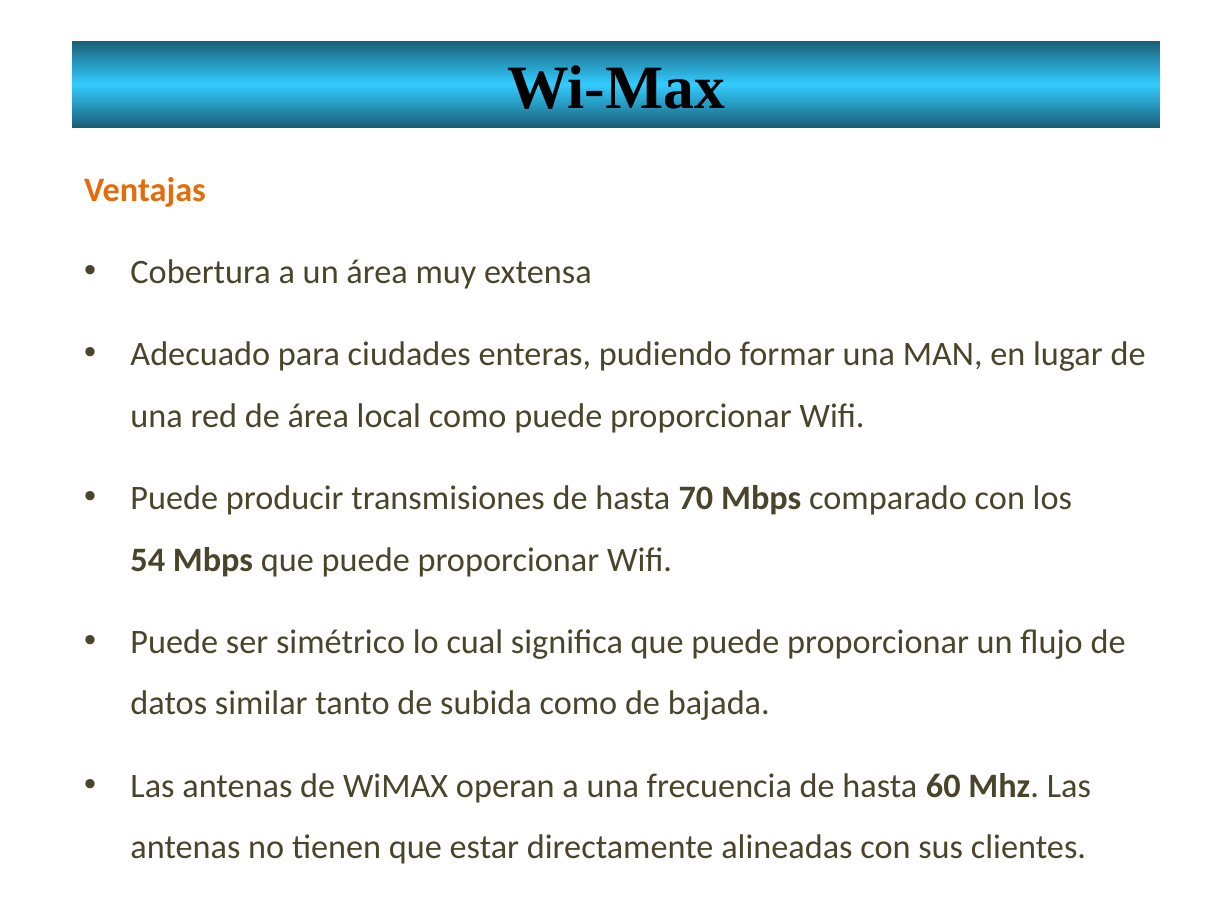
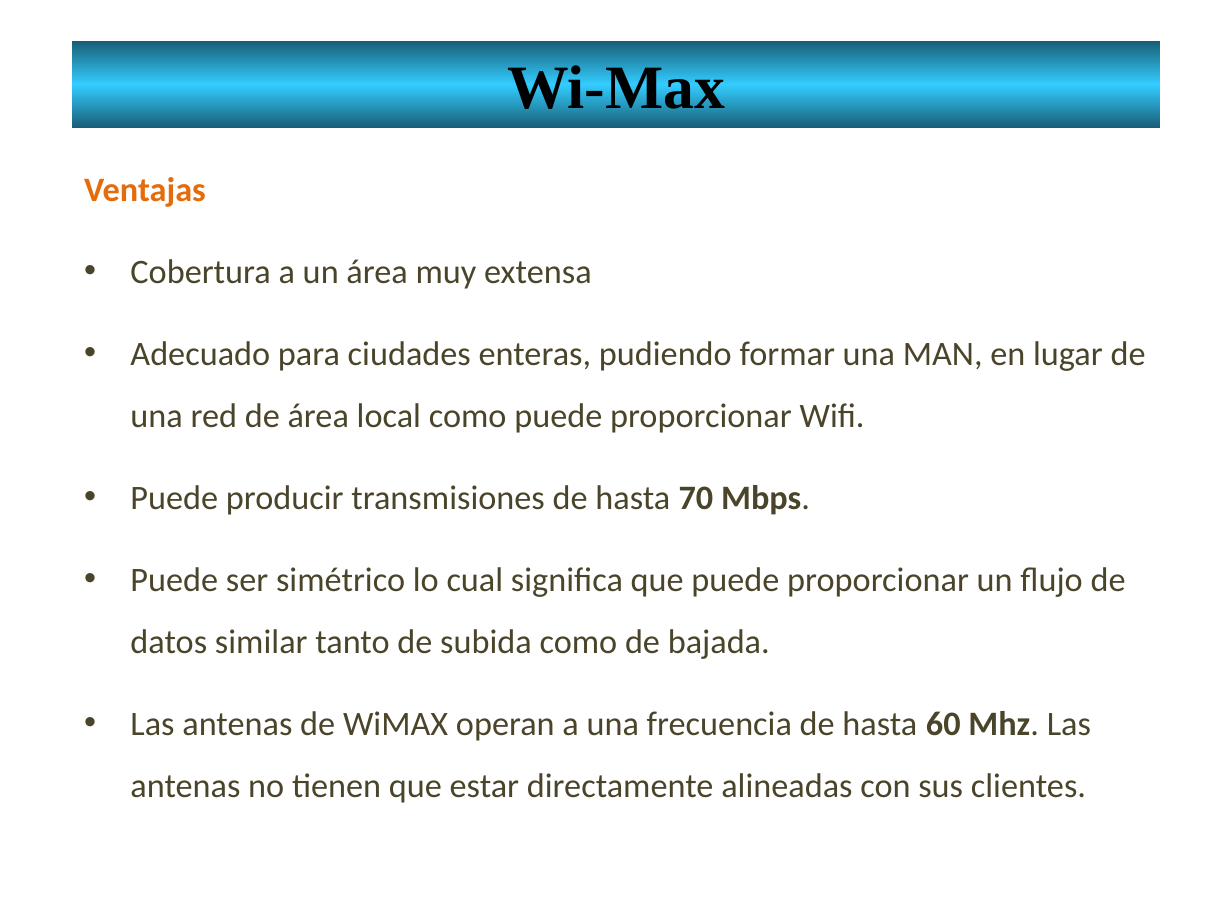
Before and after one commit to lizetheP/Redes1, a slide deck: slide 23 of CalendarioAgo20/Presentaciones/13_RedesInalambricas.pptx (slide 22 before the commit). Drawn at 1232x924 pixels with LibreOffice and Linux fonts; fonts in the diff are those of the drawing. Boxes give left, top, right and bottom in pixels: in the first picture for what was removed or moved away, otherwise in the second. Text is boxed around its words. In the diff, an @@ line names an element or a change of style, - is before the commit and + after.

```diff
--- a/CalendarioAgo20/Presentaciones/13_RedesInalambricas.pptx
+++ b/CalendarioAgo20/Presentaciones/13_RedesInalambricas.pptx
@@ text at (130,485,810,515): text changed @@
-• Puede producir transmisiones de hasta 70 Mbps comparado con los 54 Mbps que puede proporcionar Wifi.
+• Puede producir transmisiones de hasta 70 Mbps.
```
Also in this commit, not shown: 6 other slides changed, 1 slide added.
